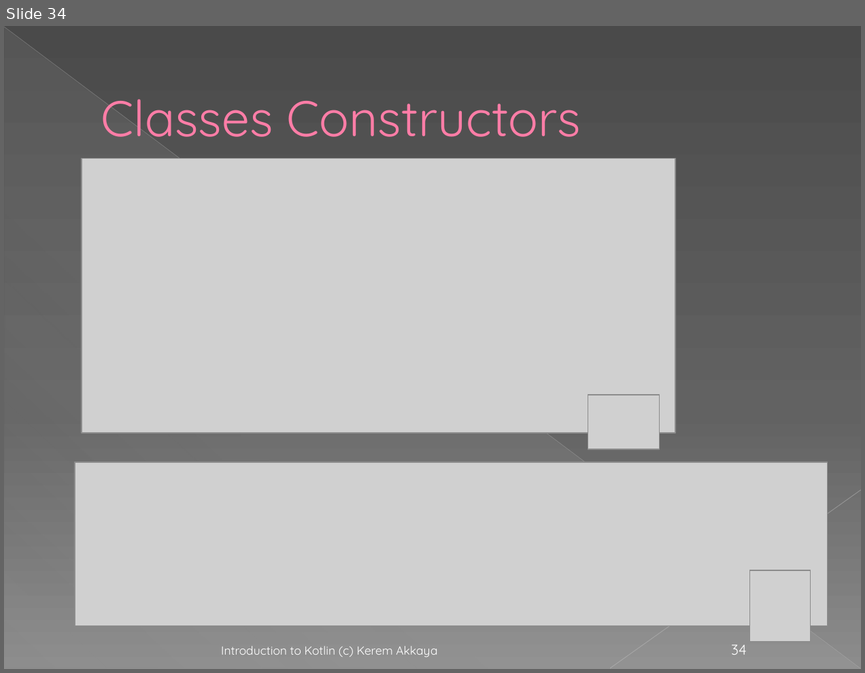
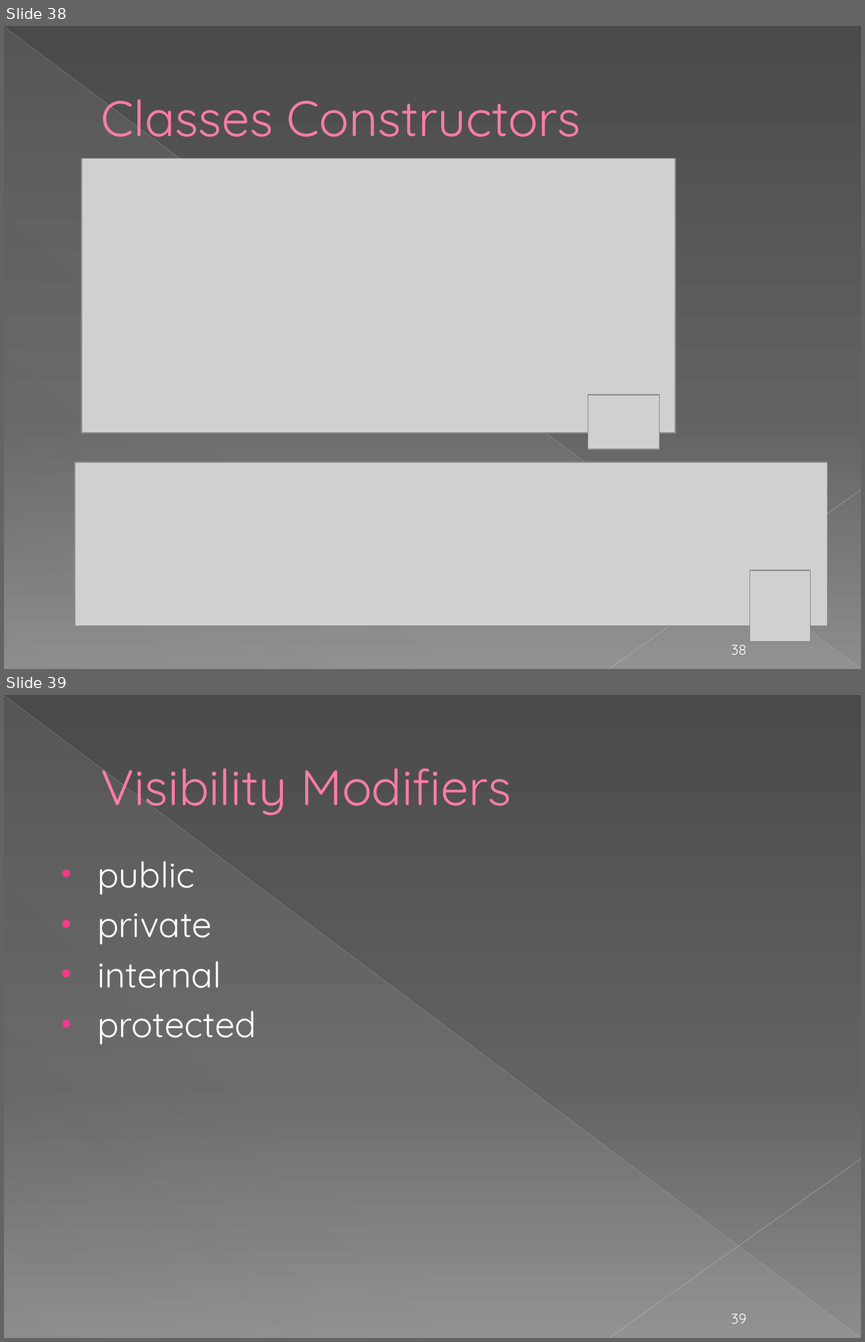
Before and after one commit to KeremAkkaya/kotlinpresentation, a slide deck: Kotlin Programlamaya Giriş.pptx. Shown one above the other, each under a label of ours: slide 34 before the commit, slides 38 and 39 after it. The pictures are 865x673 and 865x1342 pixels, drawn with LibreOffice and Linux fonts; fonts in the diff are those of the drawing; grey boxes stand for pictures; background and template pictures are left out. Boxes give left, top, right and bottom in pixels: in the first picture for what was removed or moved away, otherwise in the second. Text is boxed around its words. In the diff, an @@ line names an element or a change of style, - is before the commit and + after.

Commit message:
Introduction to kotlin

```diff
--- a/Kotlin Programlamaya Giriş.pptx
+++ b/Kotlin Programlamaya Giriş.pptx
@@ slide 39 added at bbox=[4, 695, 861, 1338], background gradient #4A4A4A to #626262 to #8C8C8C; not listed: 3 template elements that a slide beside it also shows @@
@@ title added at bbox=[101, 768, 511, 815], 42 pt, text #FF7DA7 @@
+Visibility Modifiers
@@ text added at bbox=[97, 861, 256, 1045], 30 pt, text #FFFFFF @@
+• public
+• private
+• internal
+• protected
@@ page number added at bbox=[731, 1313, 747, 1323], 12 pt, text #FFFFFF @@
+39
@@ what was slide 34 is now slide 38 @@
@@ slide 38 changed as well @@
@@ text removed at bbox=[221, 645, 437, 657] @@
-Introduction to Kotlin (c) Kerem Akkaya
@@ page number at bbox=[731, 644, 747, 654]: text changed @@
-34
+38
```
Also in this commit, not shown: 47 other slides changed, 7 other slides added, 1 other file.
